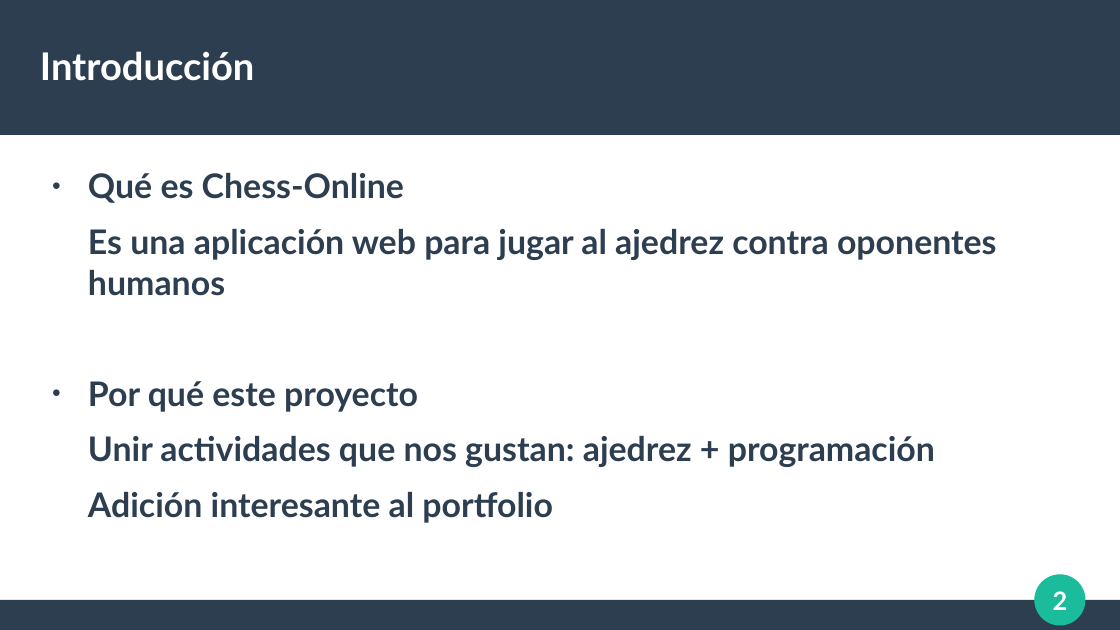
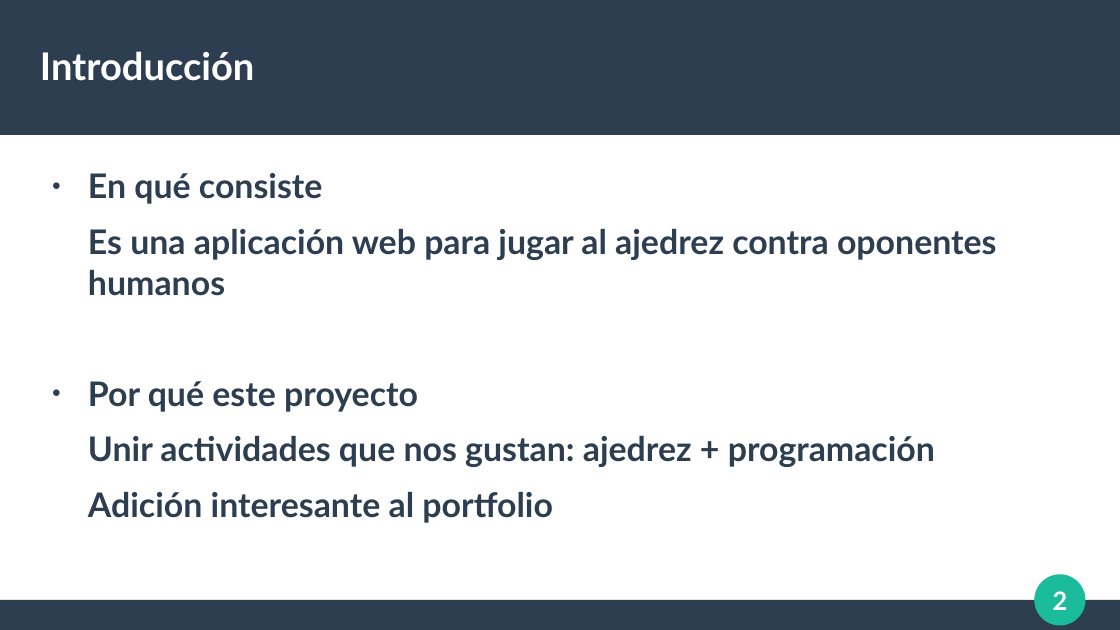
Before and after one commit to El69Man/Chess-Online, a slide deck: slide 2 of Documentación/Exposición.odp. Drawn at 1120x630 pixels with LibreOffice and Linux fonts; fonts in the diff are those of the drawing. Boxes give left, top, right and bottom in pixels: in the first picture for what was removed or moved away, otherwise in the second. Text is boxed around its words. In the diff, an @@ line names an element or a change of style, - is before the commit and + after.

```diff
--- a/Documentación/Exposición.odp
+++ b/Documentación/Exposición.odp
@@ text at [88, 173, 322, 204]: text changed @@
-● Qué es Chess-Online
+● En qué consiste
```
Also in this commit, not shown: 2 other slides changed, 9 slides added, 3 slides removed, 5 other files.
